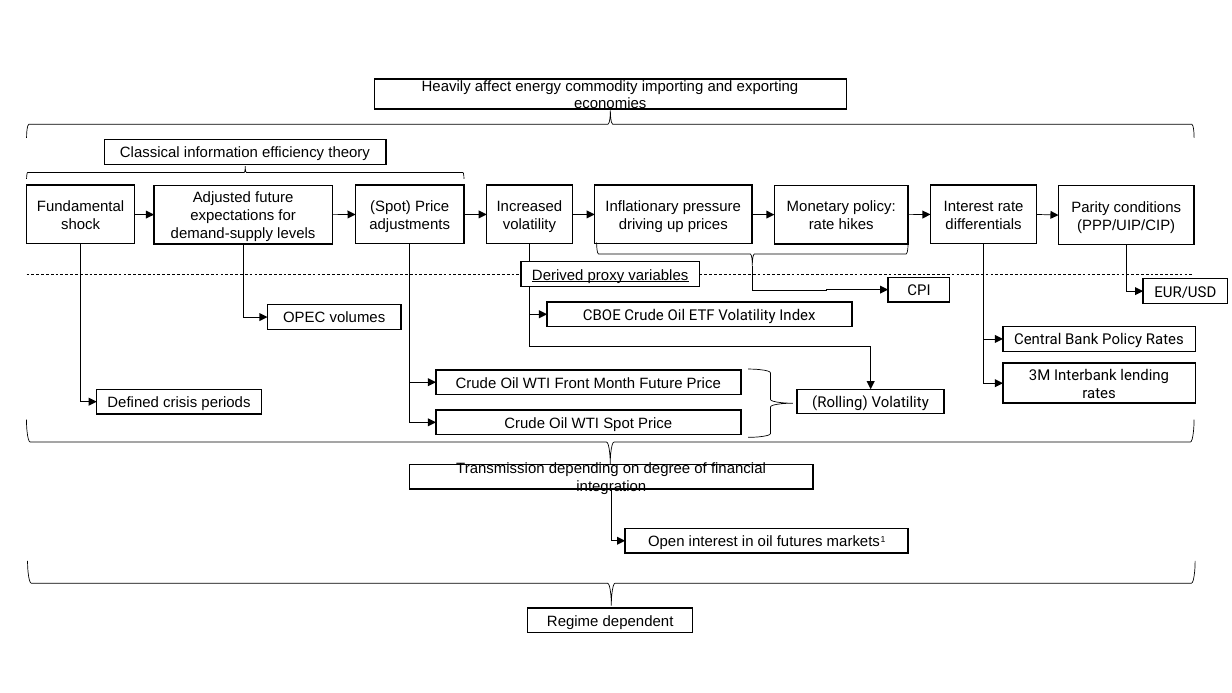
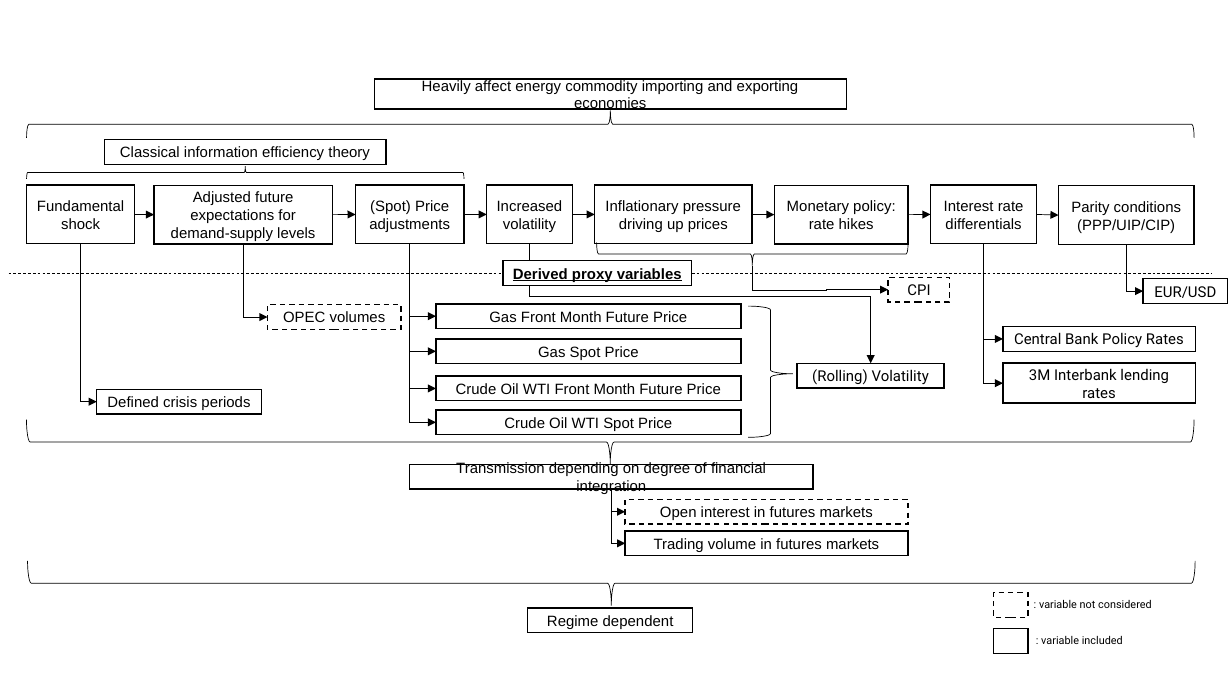
Before and after one commit to RobertHennings/Seminar, a slide deck: slide 9 of reports/presentation_pptx_version/PPTX_WiSo_Template.pptx. Drawn at 1232x693 pixels with LibreOffice and Linux fonts; fonts in the diff are those of the drawing; background and template pictures are left out. Boxes give left, top, right and bottom in pixels: in the first picture for what was removed or moved away, otherwise in the second. Text is boxed around its words. In the diff, an @@ line names an element or a change of style, - is before the commit and + after.

```diff
--- a/reports/presentation_pptx_version/PPTX_WiSo_Template.pptx
+++ b/reports/presentation_pptx_version/PPTX_WiSo_Template.pptx
@@ elbow arrow moved from (410, 243) - (436, 382) to (410, 243) - (436, 388) @@
@@ elbow arrow moved from (530, 243) - (547, 314) to (410, 243) - (436, 316) @@
@@ elbow arrow added from (410, 243) to (436, 351), #000000 0.5 pt @@
@@ rectangle "Derived proxy variables": place and size @@
-rectangle "Derived proxy variables" at <box>521,262,699,286</box>
+rectangle "Derived proxy variables" at <box>504,261,692,286</box>
@@ rectangle "Derived proxy variables" at <box>504,261,692,286</box>: bold on @@
@@ elbow arrow moved from (530, 243) - (870, 389) to (530, 243) - (870, 364) @@
@@ line moved from (26, 274) - (521, 274) to (9, 273) - (504, 273) @@
@@ line moved from (699, 274) - (1194, 274) to (691, 273) - (1211, 273) @@
@@ rectangle added at <box>436,304,741,329</box>, outline #000000 1 pt, 11 pt, text #000000 @@
+Gas Front Month Future Price
@@ rectangle removed at <box>547,302,852,327</box> @@
-CBOE Crude Oil ETF Volatility Index
@@ left brace: place and size @@
-left brace at <box>748,369,793,437</box>
+left brace at <box>748,306,793,437</box>
@@ left brace at <box>748,306,793,437</box>: proportions changed @@
@@ rectangle added at <box>436,339,741,364</box>, outline #000000 1 pt, 11 pt, text #000000 @@
+Gas Spot Price
@@ rectangle "Crude Oil WTI Front Month ...": place and size @@
-rectangle "Crude Oil WTI Front Month ..." at <box>436,370,741,394</box>
+rectangle "Crude Oil WTI Front Month ..." at <box>436,376,741,401</box>
@@ rectangle "(Rolling) Volatility": place and size @@
-rectangle "(Rolling) Volatility" at <box>797,389,944,414</box>
+rectangle "(Rolling) Volatility" at <box>797,364,944,388</box>
@@ elbow arrow moved from (611, 489) - (625, 541) to (611, 489) - (625, 511) @@
@@ elbow arrow added from (611, 489) to (625, 544), #000000 0.5 pt @@
@@ outline #000000 1 pt to #000000 1 pt dashed in 3 elements at <box>268,305,402,330</box>, <box>888,278,949,302</box>, <box>625,500,907,524</box> @@
@@ rectangle "Open interest in futures markets": place and size @@
-rectangle "Open interest in futures markets" at <box>625,528,907,552</box>
+rectangle "Open interest in futures markets" at <box>625,500,907,524</box>
@@ text in rectangle at <box>660,506,873,520</box>: text changed @@
-Open interest in oil futures markets1
+Open interest in futures markets
@@ rectangle added at <box>625,531,907,555</box>, outline #000000 1 pt, 11 pt, text #000000 @@
+Trading volume in futures markets
@@ rectangle added at <box>993,593,1028,617</box>, outline #000000 1 pt dashed @@
@@ rectangle added at <box>993,629,1028,653</box>, outline #000000 1 pt @@
@@ text added at <box>1039,600,1152,608</box>, 8 pt, text #000000 @@
+: variable not considered
@@ text added at <box>1041,636,1123,644</box>, 8 pt, text #000000 @@
+: variable included
```
Also in this commit, not shown: 4 other slides changed, 19 other files.
